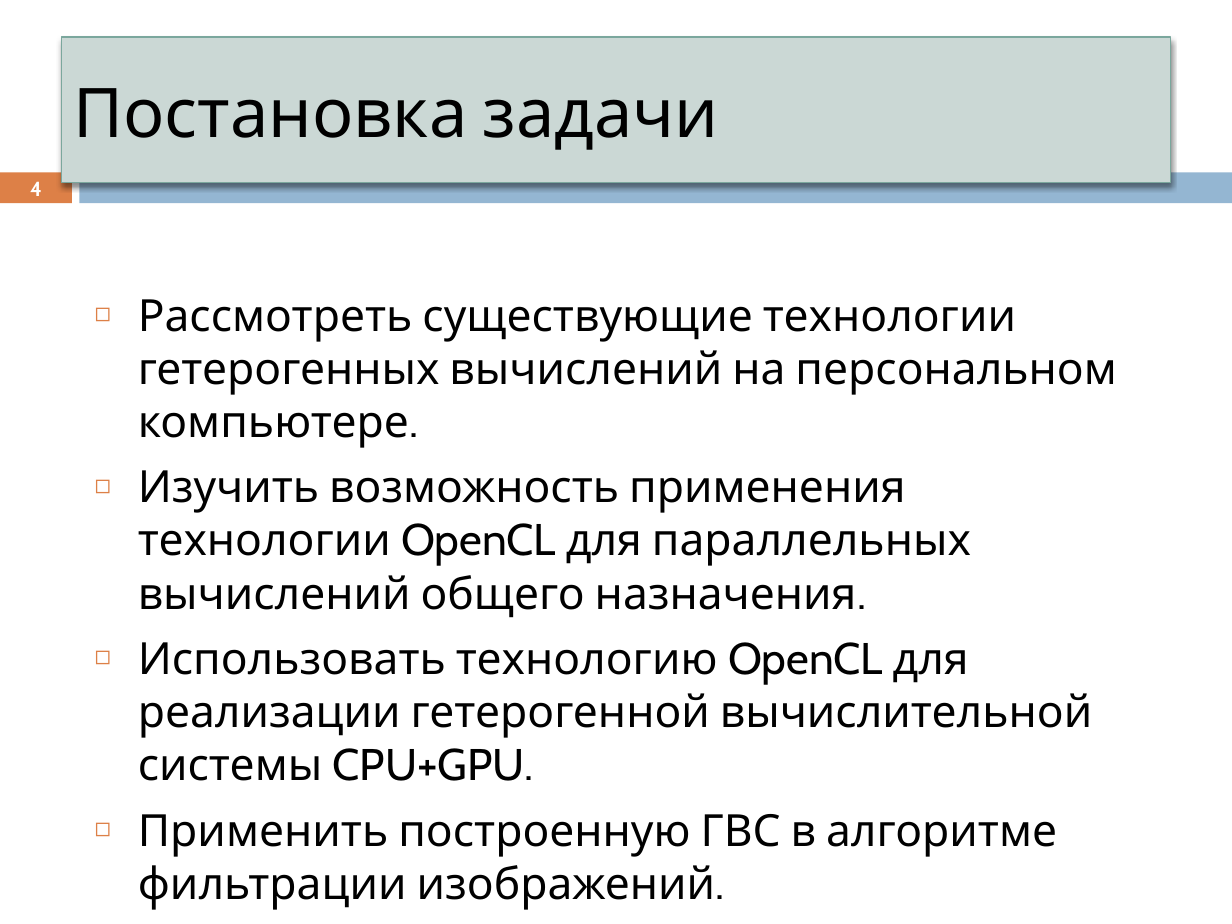
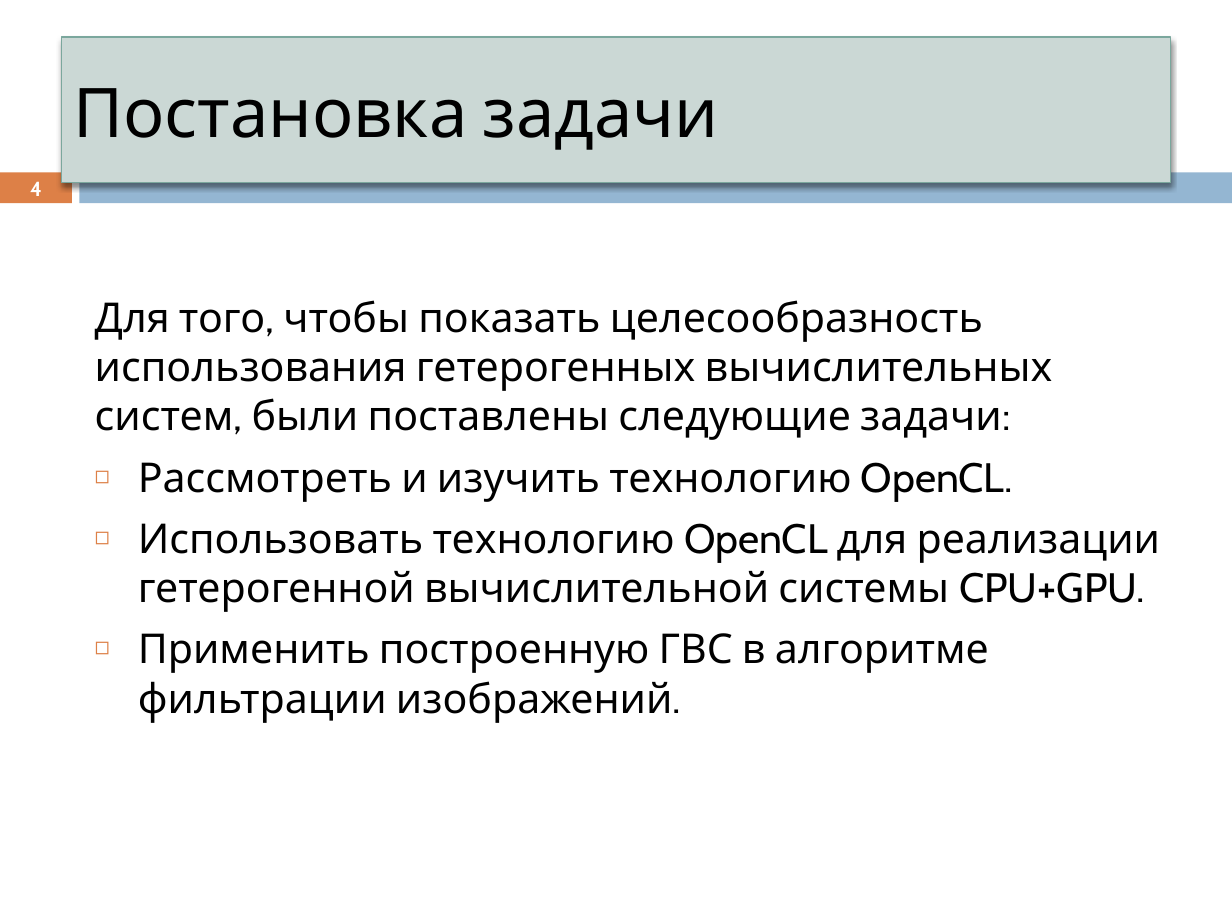
Before and after one commit to ustadenis/OpenCLImageFilter, a slide deck: slide 4 of Diplom/Презентация.pptx. Drawn at 1232x924 pixels with LibreOffice and Linux fonts; fonts in the diff are those of the drawing. Boxes give left, top, right and bottom in pixels: in the first picture for what was removed or moved away, otherwise in the second. Text is boxed around its words. In the diff, an @@ line names an element or a change of style, - is before the commit and + after.

```diff
--- a/Diplom/Презентация.pptx
+++ b/Diplom/Презентация.pptx
@@ text at (95,300,1053,502): text changed; size 25.9 to 24 pt @@
-◻ Рассмотреть существующие технологии гетерогенных вычислений на персональном компьютере.
-◻ Изучить возможность применения технологии OpenCL для параллельных вычислений общего назначения.
+Для того, чтобы показать целесообразность использования гетерогенных вычислительных систем, были поставлены следующие задачи:
+◻ Рассмотреть и изучить технологию OpenCL.
@@ text at (138,523,1161,723): size 25.9 to 24 pt in "Использовать технологию OpenCL для реализации гетерогенной в ...", "Применить построенную ГВС в алгоритме фильтрации изображений ..." @@
```
Also in this commit, not shown: 1 other slide changed, 1 other file.
